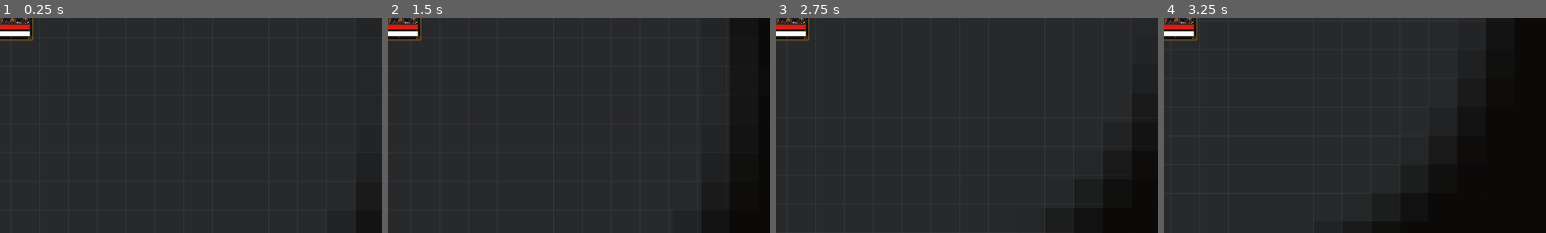
Above: before the commit, frames 1-4 (left to right).
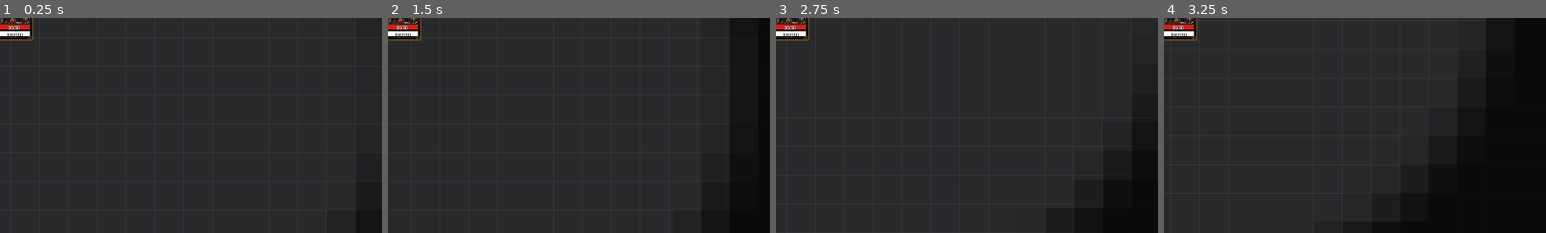
Above: after the commit, the same moments.

Repository: wchichura-maker/dnd
Game: Godot game, scene res://scenes/Main.tscn
The game is run twice, just before and just after one commit, with the same random seed, the same clock (stepped at 60 frames per second) and the same inputs.
Inputs (mouse positions are % of the whole screen's width and height, from its top left):
- Up to frame 1 (0.25 s): no input
- Up to frame 2 (1.5 s): click (4, 8) at 0.5 s; tap Enter at 1.25 s; move the mouse to (72, 45) at 1.27 s; hold D from 1.28 s (still down); tap I at 1.35 s; click (72, 45) at 1.42 s
- Up to frame 3 (2.75 s): tap Space at 1.52, 2.27 s; move the mouse to (30, 55) at 2.02 s; release D at 2.03 s; hold S from 2.03 s (still down); tap 1 at 2.1 s; click (30, 55) at 2.17 s
- Up to frame 4 (3.25 s): move the mouse to (60, 28) at 2.77 s; release S at 2.78 s; hold D from 2.78 s (still down); tap 2 at 2.85 s; click (60, 28) at 2.92 s
The pictures show only the part of the screen within x 2-52%, y 9-59%; the shares and areas given below are measured in that part.

The runs differ from the first frame. In frame 1, 0.1% of the frame differs, in the area x 2-6%, y 3-9%; in frame 2, 0.1%; in frame 3, 0.1%; in frame 4, 0.1%.

Commit message:
fix party resource bars and show numeric values

Diff:
--- a/godot/scripts/ResourceBar.gd
+++ b/godot/scripts/ResourceBar.gd
@@ -13,27 +13,46 @@
 var displayed_ratio: float = 0.0
 var _tween: Tween
 var _fill: ColorRect
+var _value_label: Label
 
 func _ready() -> void:
 	mouse_filter = Control.MOUSE_FILTER_IGNORE
 	texture_filter = CanvasItem.TEXTURE_FILTER_NEAREST
 	z_as_relative = true
 	z_index = 100
+
 	_fill = ColorRect.new()
 	_fill.name = "Fill"
 	_fill.position = Vector2.ZERO
 	_fill.size = size
 	_fill.mouse_filter = Control.MOUSE_FILTER_IGNORE
-	_fill.z_index = 100
+	_fill.z_index = 0
 	_fill.color = fill_color
 	_fill.texture_filter = CanvasItem.TEXTURE_FILTER_NEAREST
 	add_child(_fill)
+
+	_value_label = Label.new()
+	_value_label.name = "ValueLabel"
+	_value_label.set_anchors_and_offsets_preset(Control.PRESET_FULL_RECT)
+	_value_label.mouse_filter = Control.MOUSE_FILTER_IGNORE
+	_value_label.z_index = 10
+	_value_label.horizontal_alignment = HORIZONTAL_ALIGNMENT_CENTER
+	_value_label.vertical_alignment = VERTICAL_ALIGNMENT_CENTER
+	_value_label.add_theme_font_size_override("font_size", 7)
+	_value_label.add_theme_color_override("font_color", Color.WHITE)
+	_value_label.add_theme_color_override("font_shadow_color", Color(0, 0, 0, 0.95))
+	_value_label.add_theme_constant_override("shadow_offset_x", 1)
+	_value_label.add_theme_constant_override("shadow_offset_y", 1)
+	add_child(_value_label)
+
+	_update_label()
 	_apply_fill(displayed_ratio)
 
 func set_value(new_current: float, new_maximum: float) -> void:
 	current = new_current
 	maximum = maxf(0.0, new_maximum)
 	var target := clampf(current / maximum, 0.0, 1.0) if maximum > 0.0 else 0.0
+	_update_label()
 	if not is_node_ready() or not animate_changes:
 		displayed_ratio = target
 		_apply_fill(displayed_ratio)
@@ -48,6 +67,11 @@
 func _process(_delta: float) -> void:
 	_apply_fill(displayed_ratio)
 
+func _update_label() -> void:
+	if _value_label == null:
+		return
+	_value_label.text = "%d/%d" % [roundi(current), roundi(maximum)]
+
 func _apply_fill(ratio: float) -> void:
 	if _fill == null:
 		return
